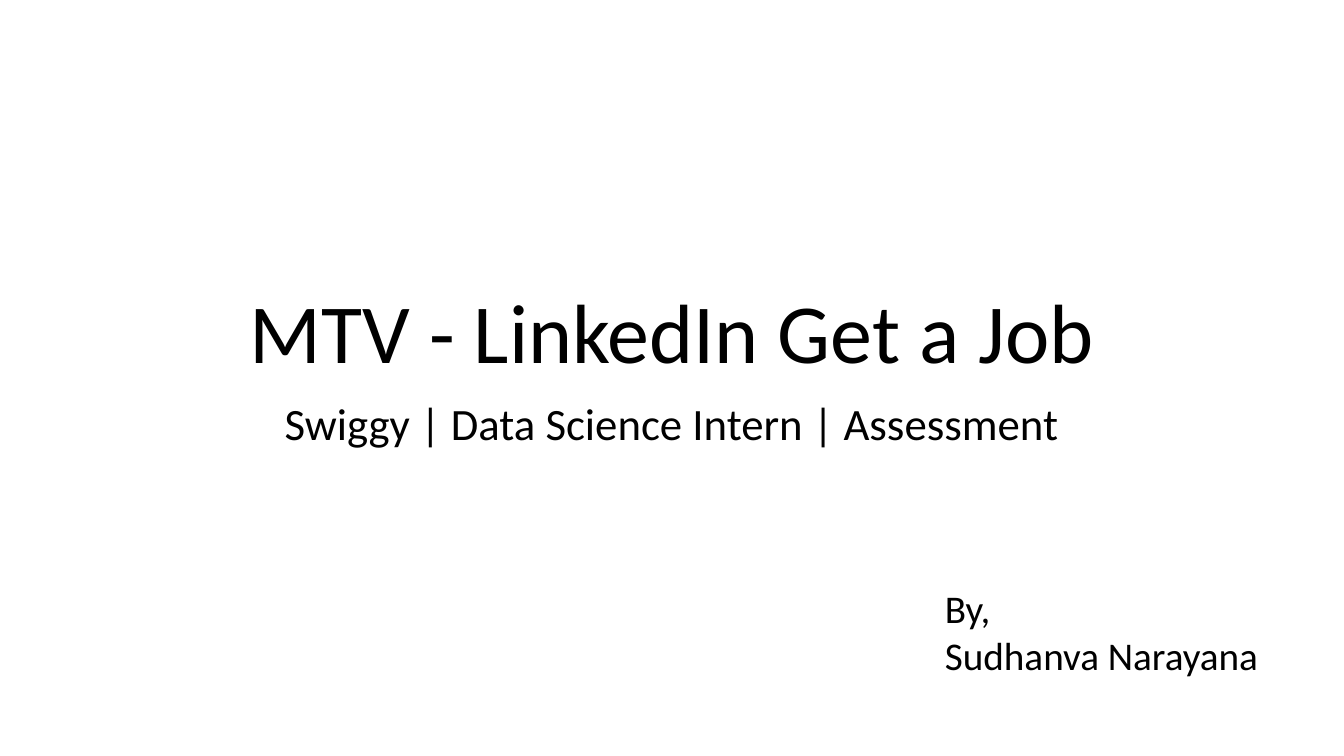
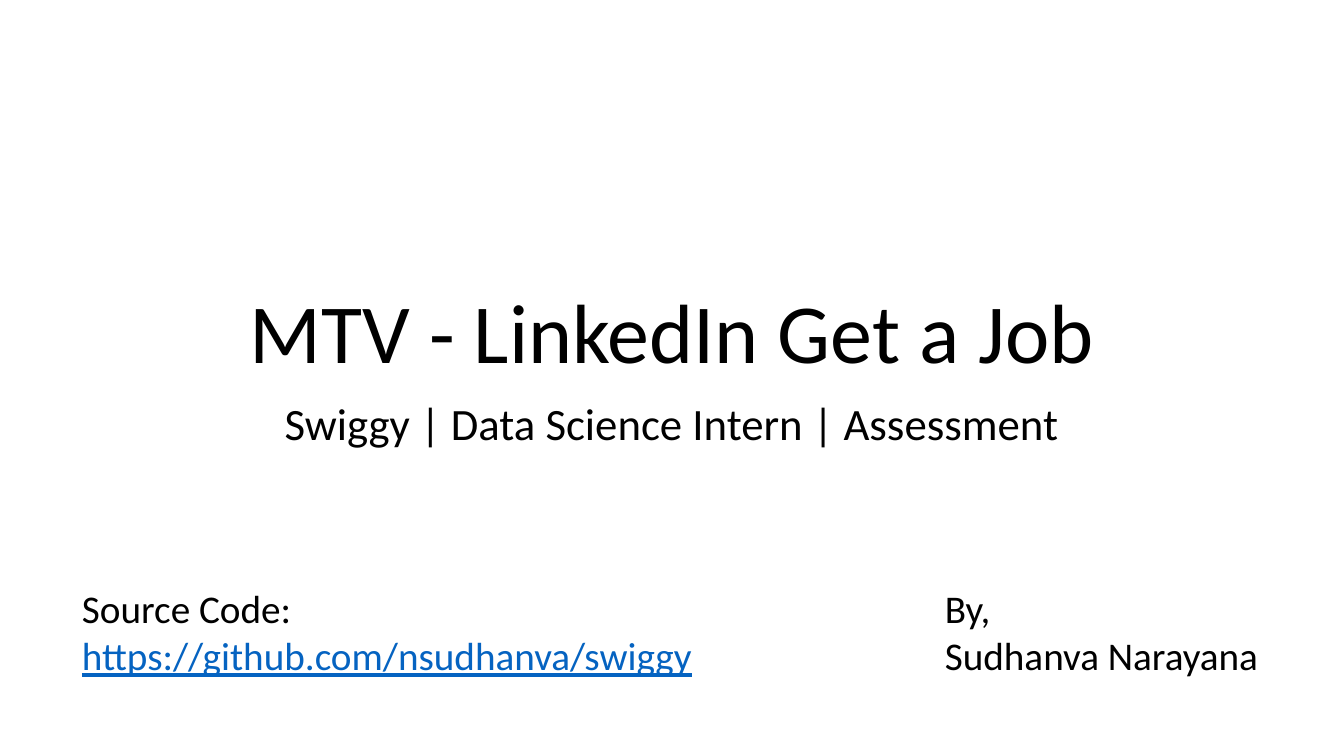
Before and after one commit to nsudhanva/swiggy, a slide deck: slide 1 of docs/Swiggy - DS Assessment - Sudhanva Narayana.pptx. Drawn at 1344x756 pixels with LibreOffice and Linux fonts; fonts in the diff are those of the drawing. Boxes give left, top, right and bottom in pixels: in the first picture for what was removed or moved away, otherwise in the second. Text is boxed around its words. In the diff, an @@ line names an element or a change of style, - is before the commit and + after.

```diff
--- a/docs/Swiggy - DS Assessment - Sudhanva Narayana.pptx
+++ b/docs/Swiggy - DS Assessment - Sudhanva Narayana.pptx
@@ text added at box(82, 595, 692, 677), 28 pt, text #0563C1, underline @@
+Source Code:
+https://github.com/nsudhanva/swiggy
```
Also in this commit, not shown: 3 other files.
